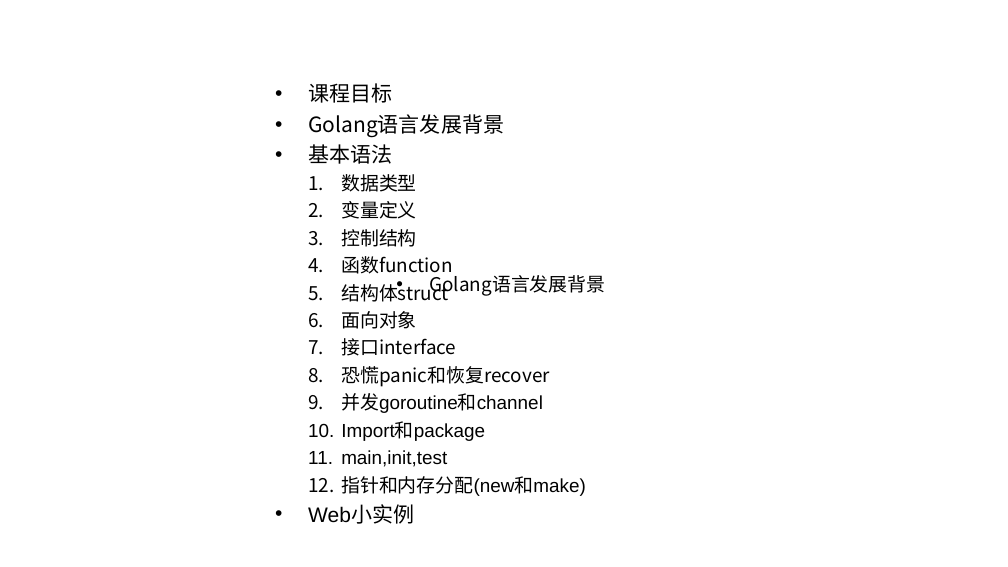
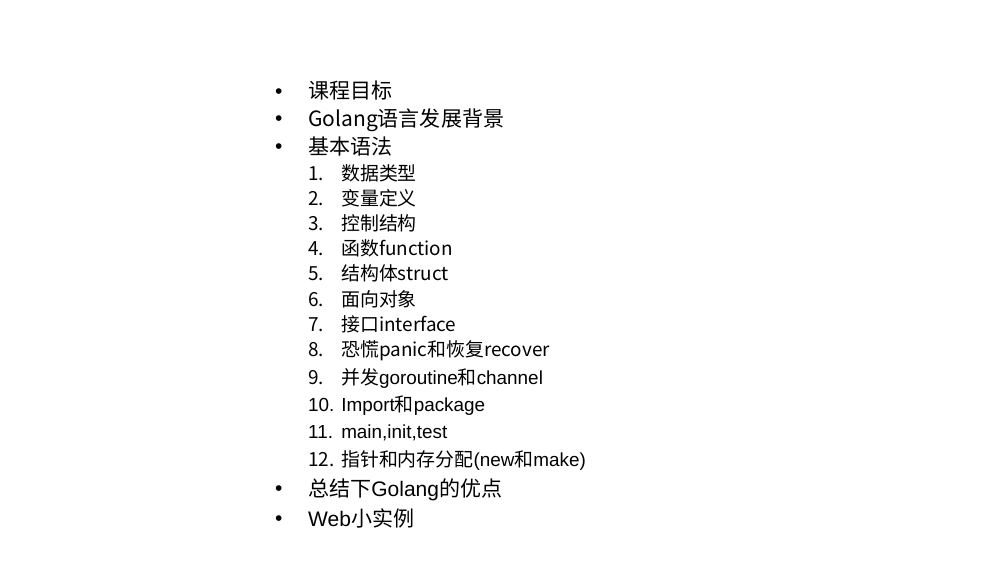
Before and after one commit to yekoufeng/go-learning, a slide deck: slide 2 of golang基础.ppt. Drawn at 1008x567 pixels with LibreOffice and Linux fonts; fonts in the diff are those of the drawing; background and template pictures are left out. Boxes give left, top, right and bottom in pixels: in the first picture for what was removed or moved away, otherwise in the second. Text is boxed around its words. In the diff, an @@ line names an element or a change of style, - is before the commit and + after.

Commit message:
ppt修改

```diff
--- a/golang基础.ppt
+++ b/golang基础.ppt
@@ text at (308,80,550,361): line spacing 1 to 0.9 @@
@@ text removed at (429,271,605,296) @@
-• Golang语言发展背景
@@ text at (308,478,502,501): paragraph added @@
+• 总结下Golang的优点
```
